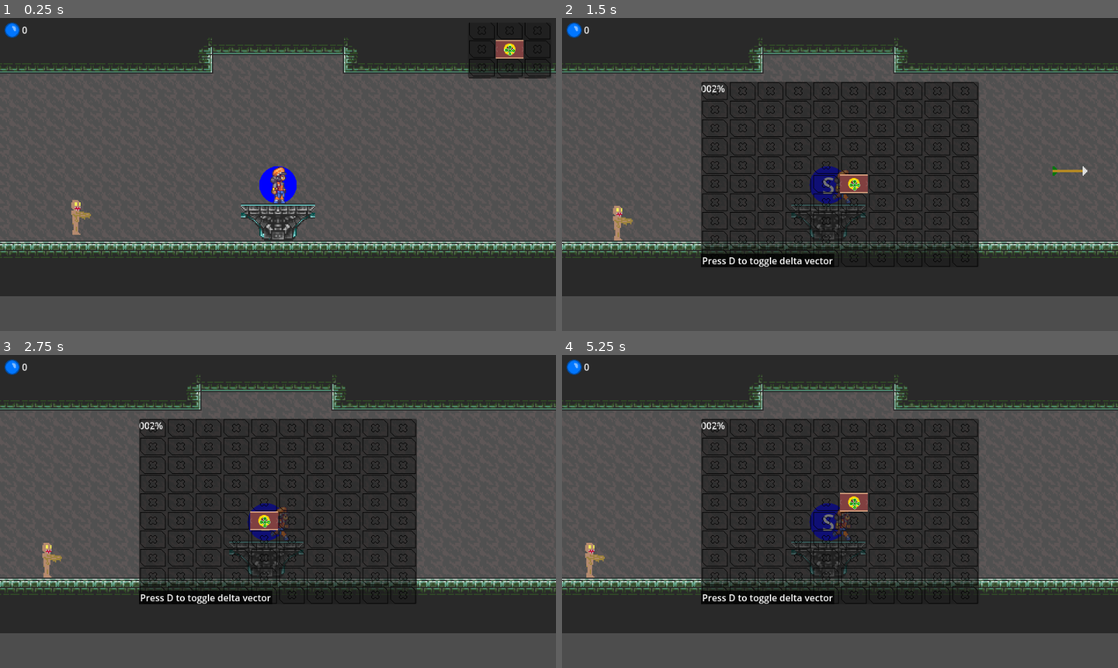
Above: before the commit, frames 1-4 (two rows, left to right).
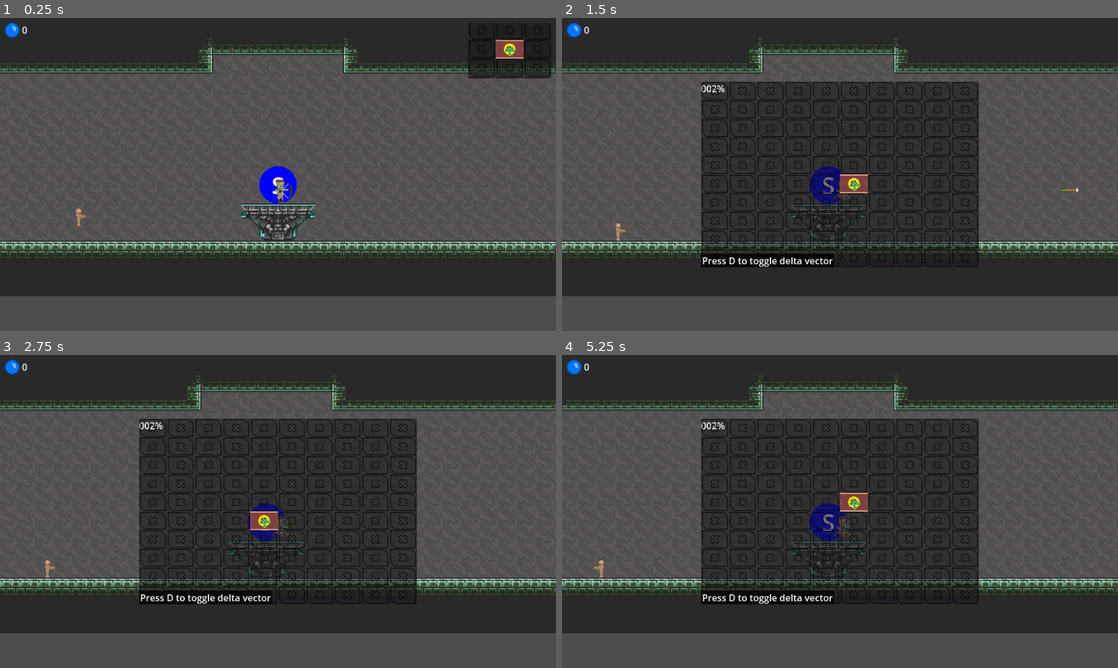
Above: after the commit, the same moments.

Repository: brandonkoopa/malwort
Game: Godot game, scene res://SampleProject/Game.tscn
Same seed, same stepped clock (60 frames per second), same inputs: the game is played once before the commit and once after it.
Inputs (mouse positions are in pixels of both pictures, inside the frame that each line leads up to):
- Up to frame 1 (0.25 s): no input
- Up to frame 2 (1.5 s): tap Enter at 0.5 s; move the mouse to (962, 158) at 0.52 s; hold Right (ui_right) 0.53-1.25 s; tap M at 0.6 s; click (962, 158) at 0.67 s; tap Space at 0.77 s; tap D at 1.25 s; drag from (728, 190) to (812, 237) at 1.27 s
- Up to frame 3 (2.75 s): tap D at 2 s; move the mouse to (333, 442) at 2.02 s; hold Right (ui_right) from 2.03 s (still down); tap Shift at 2.1 s
- Up to frame 4 (5.25 s): release Right (ui_right) at 2.75 s; tap D at 2.75, 3.5, 4.25 s; drag from (812, 574) to (673, 464) at 2.77 s; move the mouse to (1006, 558) at 3.52 s; hold Left (ui_left) 3.53-4.25 s; tap Z at 3.6 s; tap Space at 3.77 s; tap Escape (shoot) at 4.15 s; drag from (673, 464) to (828, 520) at 4.27 s; move the mouse to (867, 511) at 5.02 s; hold Down (ui_down) from 5.03 s (still down); tap E at 5.1 s; click (867, 511) at 5.17 s

The runs differ from the first frame. In frame 1, 0.5% of the frame differs, in the area x 12-53%, y 47-70%; in frame 2, 0.4%; in frame 3, 0.3%; in frame 4, 0.4%.

Commit message:
art stuff, fires shot

Diff:
--- a/SampleProject/Objects/Arrow.tscn
+++ b/SampleProject/Objects/Arrow.tscn
@@ -1,21 +1,22 @@
 [gd_scene load_steps=4 format=3 uid="uid://c8yay3n4m5k6l"]
 
-[ext_resource type="Script" path="res://SampleProject/Scripts/Arrow.gd" id="1_arrow"]
-[ext_resource type="Texture2D" path="res://art/Projectiles/Arrow.png" id="2_arrow_sprite"]
+[ext_resource type="Script" uid="uid://882sw07bpyjy" path="res://SampleProject/Scripts/Arrow.gd" id="1_arrow"]
+[ext_resource type="Texture2D" uid="uid://b34cqoorjvh35" path="res://art/Projectiles/Arrow.png" id="2_arrow_sprite"]
 
 [sub_resource type="RectangleShape2D" id="RectangleShape2D_arrow"]
-size = Vector2(16, 8)
+size = Vector2(12.7946, 4.02484)
 
 [node name="Arrow" type="CharacterBody2D"]
 z_index = 2
 script = ExtResource("1_arrow")
 
 [node name="CollisionShape2D" type="CollisionShape2D" parent="."]
+scale = Vector2(2.34473, 1.98766)
 shape = SubResource("RectangleShape2D_arrow")
 
 [node name="Sprite2D" type="Sprite2D" parent="."]
 texture_filter = 1
-scale = Vector2(1, 1)
+scale = Vector2(0.5, 0.5)
 texture = ExtResource("2_arrow_sprite")
 
 [node name="LifetimeTimer" type="Timer" parent="."]
--- a/SampleProject/Objects/Enemy.tscn
+++ b/SampleProject/Objects/Enemy.tscn
@@ -8,6 +8,7 @@
 
 [node name="Enemy" type="CharacterBody2D"]
 z_index = 1
+scale = Vector2(0.5, 0.5)
 script = ExtResource("1_enemy")
 
 [node name="CollisionShape2D" type="CollisionShape2D" parent="."]
--- a/SampleProject/Player.tscn
+++ b/SampleProject/Player.tscn
@@ -4,7 +4,7 @@
 [ext_resource type="Texture2D" uid="uid://c3v5jdyj2jl4e" path="res://SampleProject/Sprites/MC.png" id="1_qiynj"]
 
 [sub_resource type="RectangleShape2D" id="RectangleShape2D_yj7bn"]
-size = Vector2(21.5, 62)
+size = Vector2(14, 43)
 
 [sub_resource type="Animation" id="Animation_mul1d"]
 resource_name = "Fall"
@@ -101,10 +101,18 @@
 metadata/player = true
 
 [node name="CollisionShape2D" type="CollisionShape2D" parent="."]
-position = Vector2(2.25, 15)
+texture_filter = 2
+position = Vector2(4, 24.5)
 shape = SubResource("RectangleShape2D_yj7bn")
 
 [node name="Sprite2D" type="Sprite2D" parent="."]
+scale = Vector2(1.5, 1.5)
+texture = ExtResource("1_qiynj")
+hframes = 7
+vframes = 2
+
+[node name="Sprite2D2" type="Sprite2D" parent="."]
+visible = false
 texture_filter = 1
 scale = Vector2(1.5, 1.5)
 texture = ExtResource("1_qiynj")
--- a/SampleProject/Scripts/Enemy.gd
+++ b/SampleProject/Scripts/Enemy.gd
@@ -144,15 +144,9 @@
 	$Sprite2D.visible = false
 	$CollisionShape2D.set_deferred("disabled", true)
 
-	# Optional: respawn after some time
-	await get_tree().create_timer(5.0).timeout
-	respawn()
-
-func respawn():
-	is_dead = false
-	health = 3
-	$Sprite2D.visible = true
-	$CollisionShape2D.set_deferred("disabled", false)
+	# Enemy stays dead permanently - no respawn
+	# await get_tree().create_timer(5.0).timeout
+	# respawn()
 
 func _on_body_entered(body):
 	if body.has_method("kill") and not is_dead:
--- a/SampleProject/Scripts/Player.gd
+++ b/SampleProject/Scripts/Player.gd
@@ -145,7 +145,7 @@
 
 	# Set arrow position (slightly in front of player)
 	var arrow_direction = 1 if not $Sprite2D.flip_h else -1
-	var spawn_offset = Vector2(30 * arrow_direction, -10)  # Adjust these values as needed
+	var spawn_offset = Vector2(30 * arrow_direction, 23)
 	arrow.global_position = global_position + spawn_offset
 
 	# Set arrow direction
Binary file added: SampleProject/Sprites/MC copy.png
Binary file changed: SampleProject/Sprites/MC.png
Binary file added: art/Characters/Bard_Playing1.png
Binary file added: art/Characters/Bard_Playing2.png
Binary file added: art/Characters/Pianist_Playing1.png
Binary file added: art/Characters/Pianist_Playing2.png
Binary file added: art/Characters/Pianist_Playing3.png
Binary file added: art/Characters/Pianist_Playing4.png
Binary file added: art/Characters/ShroomDancer_Dancing1.png
Binary file added: art/Characters/ShroomDancer_Dancing2.png
Binary file added: art/Characters/SkeleDrummer_Drumming1.png
Binary file added: art/Characters/SkeleDrummer_Drumming2.png
(and 115 more such lines)
